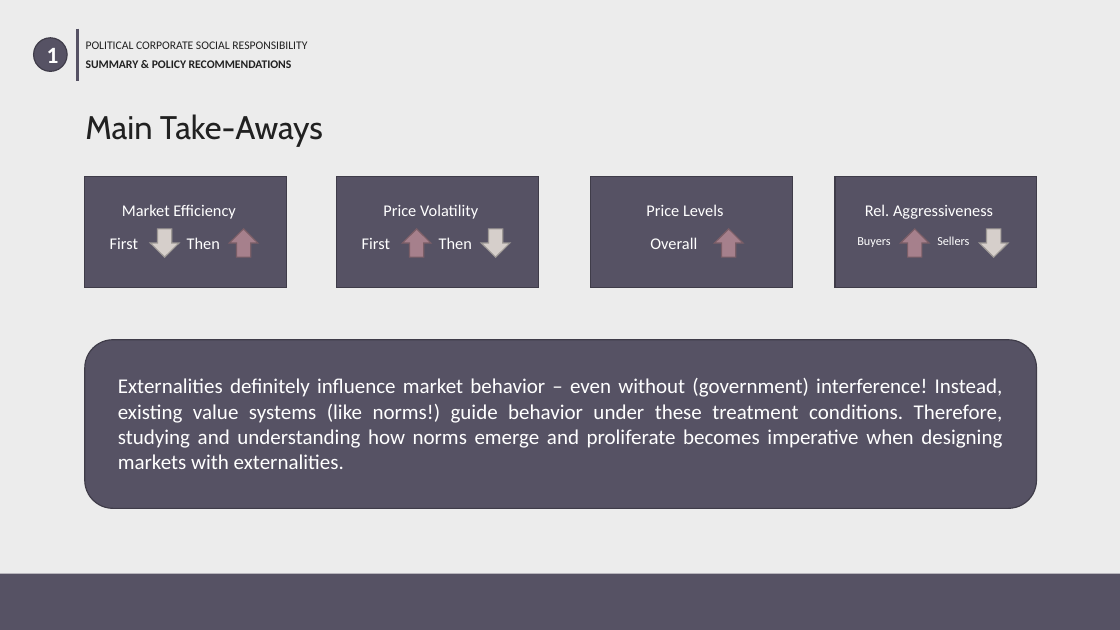
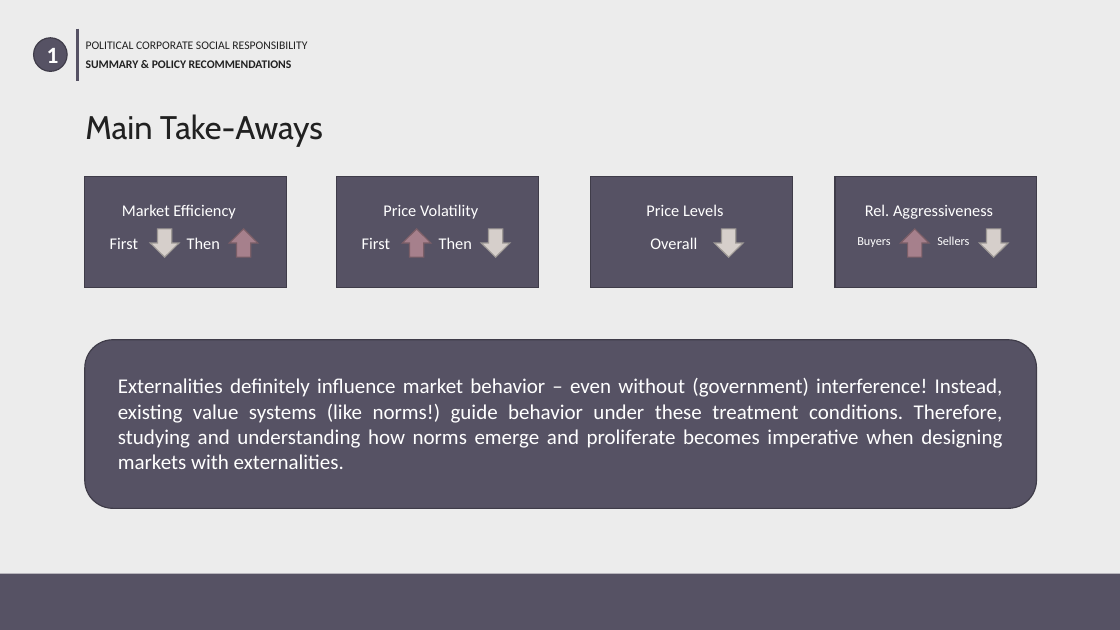
Before and after one commit to brhyner/MA22-externalities-markets, a slide deck: slide 22 of Presentation/20221024_BR MA Thesis Presentation.pptx. Drawn at 1120x630 pixels with LibreOffice and Linux fonts; fonts in the diff are those of the drawing. Boxes give left, top, right and bottom in pixels: in the first picture for what was removed or moved away, otherwise in the second. Text is boxed around its words. In the diff, an @@ line names an element or a change of style, - is before the commit and + after.

```diff
--- a/Presentation/20221024_BR MA Thesis Presentation.pptx
+++ b/Presentation/20221024_BR MA Thesis Presentation.pptx
@@ up arrow at box(714, 229, 743, 257): fill #A6808C to #D6CFCB; outline #7B5F68 1 pt to #9E9996 1 pt; rotation 0 to 180 degrees @@
```
